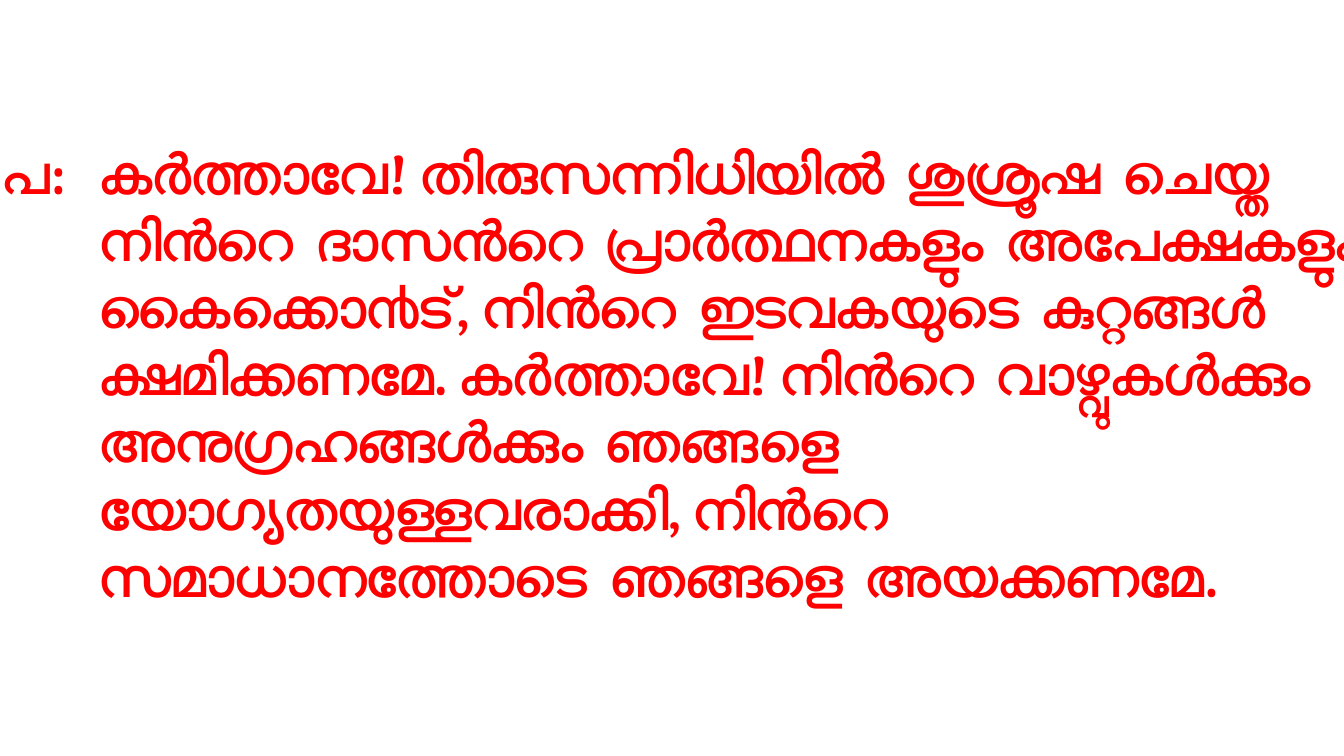
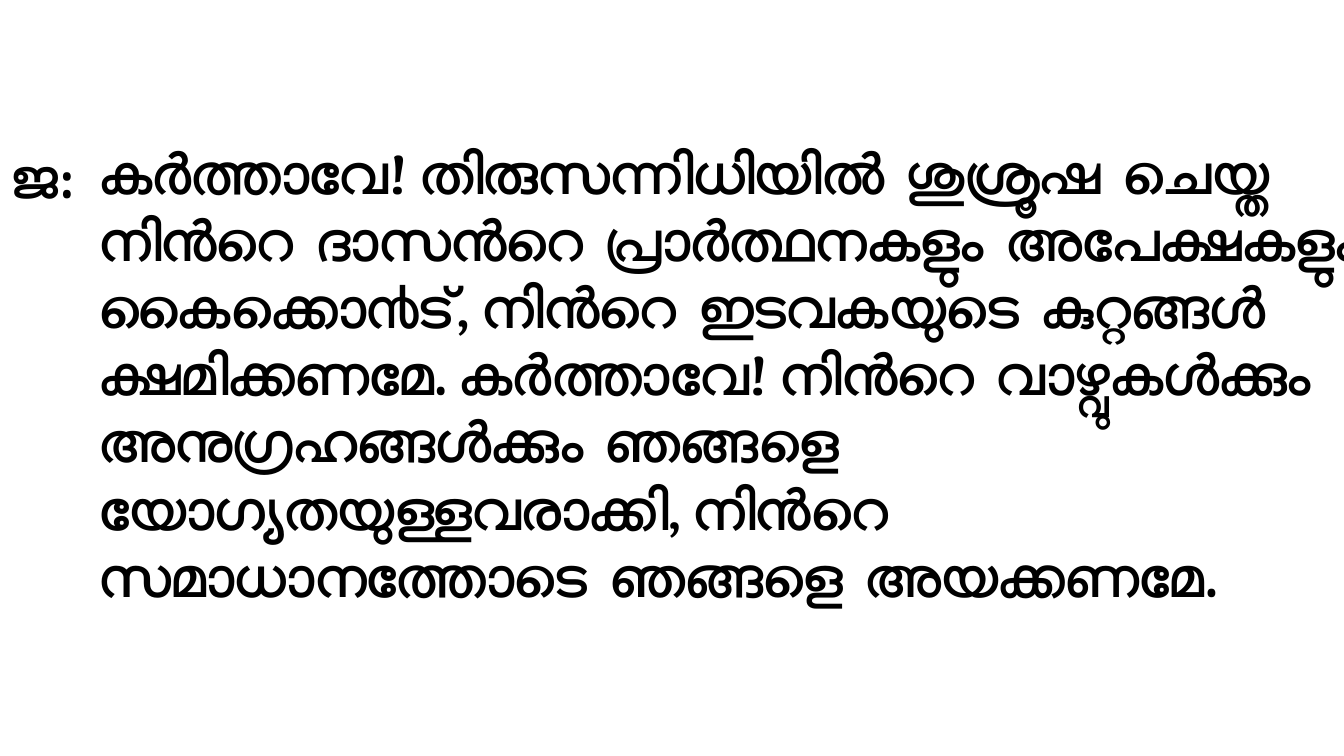
Before and after one commit to gijocode/Church_PPT_Utility, a slide deck: slide 142 of templates/malayalam_service_template.pptx. Drawn at 1344x756 pixels with LibreOffice and Linux fonts; fonts in the diff are those of the drawing. Boxes give left, top, right and bottom in pixels: in the first picture for what was removed or moved away, otherwise in the second. Text is boxed around its words. In the diff, an @@ line names an element or a change of style, - is before the commit and + after.

```diff
--- a/templates/malayalam_service_template.pptx
+++ b/templates/malayalam_service_template.pptx
@@ text "കര്‍ത്താവേ! തിരുസന്നിധിയില്‍ ശുശ്രൂഷ ചെയ്ത നിന്‍റെ ..." at box(99, 150, 1344, 609): text colour #FF0000 to #000000 @@
@@ text removed at box(2, 163, 65, 195) @@
-പ:
@@ text added at box(11, 166, 74, 199), 40 pt, text #000000, bold @@
+ജ:
```
Also in this commit, not shown: 2 other files.
